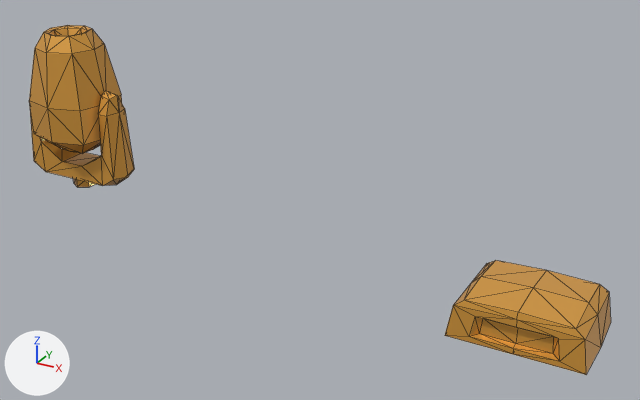
A saved change to the glTF model models/ultimate-pack/low-poly-10/t/music-light-moving.glb.
Camera for both pictures: a 50 mm camera at (2.2, -2.22, 1.37) aimed at (0.96, 0.03, 0.25). Lighting does not change. The marker at lower left points along +X, +Y and +Z. The first picture is the older version. Mesh edges are drawn as thin lines. Where no turn or scale is listed for an object, it has been applied to the vertices.

Names of what the first picture shows: 'light-moving-base', 'light-moving-head', 'light-moving-holder'.
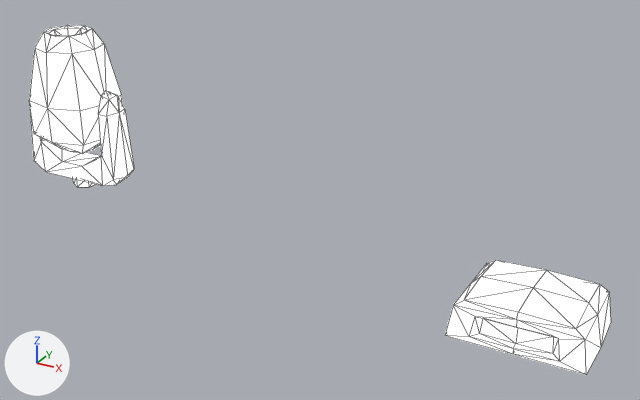
Pixel boxes [x1, y1, x2, y2] of what changed, in the pictures (640 x 400 px):
'light-moving-base', recoloured, surface changed (orange to white)
    both: [445, 260, 611, 375]
'light-moving-head', recoloured, surface changed (orange to white)
    both: [29, 25, 122, 153]
'light-moving-holder', recoloured, surface changed (orange to white)
    both: [30, 91, 134, 187]

Patch to the scene script:
```diff
--- a/models/ultimate-pack/low-poly-10/t/music-light-moving.glb.py
+++ b/models/ultimate-pack/low-poly-10/t/music-light-moving.glb.py
@@ mat_lowpoly_colors @@
 mat_lowpoly_colors = principled_material('LOWPOLY-COLORS')
-mat_lowpoly_colors.base_color = (0.8, 0.388, 0.0631)  # orange #e7a747
+mat_lowpoly_colors.base_color = (1.0, 1.0, 1.0)  # white #ffffff
 mat_lowpoly_colors.metallic = 0.4
 mat_lowpoly_colors.roughness = 0.272
+mat_lowpoly_colors.emission_strength = 1.0
```
